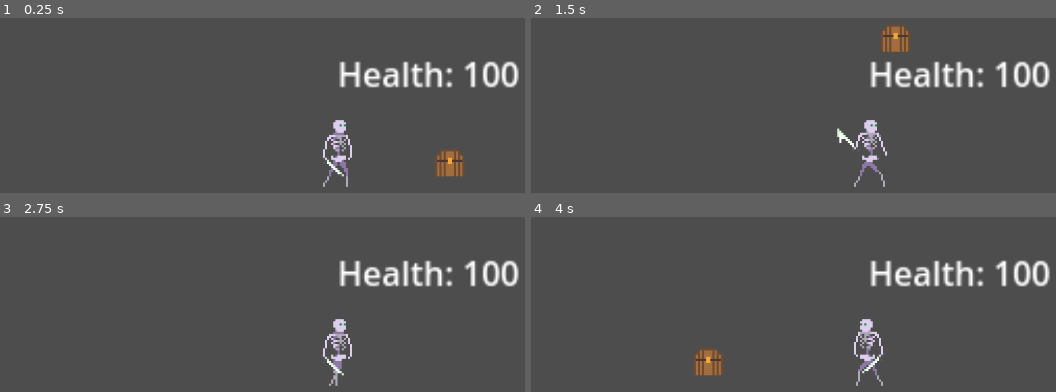
Above: before the commit, frames 1-4 (two rows, left to right).
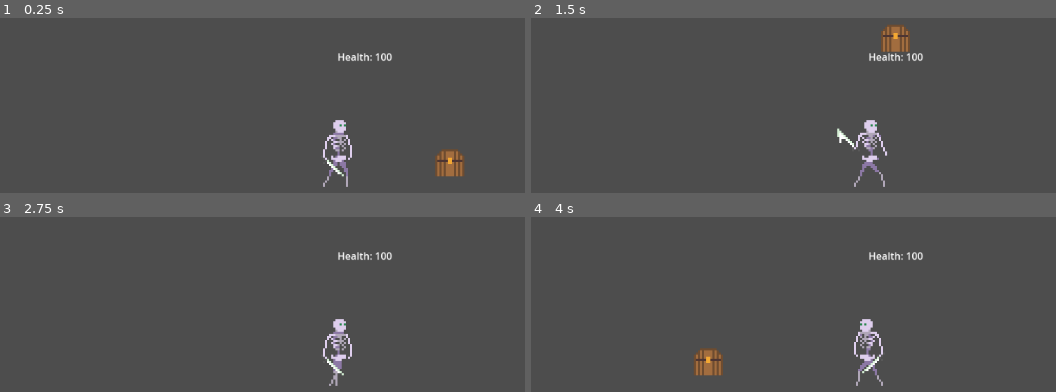
Above: after the commit, the same moments.

Repository: Ech0n/ld55
Game: Godot game, scene res://world.tscn
The game is run twice, just before and just after one commit, with the same random seed, the same clock (stepped at 60 frames per second) and the same inputs. The project has no main scene, so this scene is started directly.
Inputs (mouse positions are in pixels of both pictures, inside the frame that each line leads up to):
- Up to frame 1 (0.25 s): no input
- Up to frame 2 (1.5 s): tap Enter at 0.5 s; move the mouse to (1045, 131) at 0.52 s; hold D (right) 0.53-1.28 s; click (1045, 131) at 0.6 s; move the mouse to (709, 175) at 1.27 s; hold S (down) from 1.28 s (still down); click (709, 175) at 1.35 s
- Up to frame 3 (2.75 s): move the mouse to (420, 253) at 2.02 s; release S (down) at 2.03 s; hold D (right) from 2.03 s (still down); click (420, 253) at 2.1 s
- Up to frame 4 (4 s): move the mouse to (outside the picture) at 2.77 s; release D (right) at 2.78 s; hold W (up) 2.78-3.53 s; click (outside the picture) at 2.85 s; move the mouse to (outside the picture) at 3.52 s; hold A (left) from 3.53 s (still down); click (outside the picture) at 3.6 s

The runs differ from the first frame. In frame 1, 3.1% of the frame differs, in the area x 64-99%, y 20-40%; in frame 2, 3.1%; in frame 3, 3.1%; in frame 4, 3.1%.

Commit message:
Summon can shoot now

Diff:
--- a/Player.tscn
+++ b/Player.tscn
@@ -117,10 +117,8 @@
 radius = 12.0
 height = 28.0
 
-[node name="Player" type="CharacterBody2D" groups=["player"]]
-z_index = 1
-collision_layer = 3
-collision_mask = 3
+[node name="Player" type="CharacterBody2D"]
+collision_layer = 2
 script = ExtResource("1_8ufmy")
 
 [node name="AnimatedSprite2D" type="AnimatedSprite2D" parent="."]
@@ -153,6 +151,6 @@
 [node name="HealthLabel" type="Label" parent="."]
 offset_right = 40.0
 offset_bottom = 23.0
+scale = Vector2(0.3, 0.3)
 
 [connection signal="animation_finished" from="AnimatedSprite2D" to="." method="_on_animation_finished"]
-[connection signal="body_entered" from="pickupArea" to="." method="_on_pickup_area_body_entered"]
--- a/summon/projectile.gd
+++ b/summon/projectile.gd
@@ -3,8 +3,18 @@
 
 var speed = 750
 
+var target
+var targetDir
+
+@onready
+var timeSinceStart = 0
+
 func _physics_process(delta):
-	position += transform.x * speed * delta
+	if targetDir:
+		position += targetDir * speed * delta
+	timeSinceStart+=delta
+	if(timeSinceStart > 3):
+		queue_free()
 
 
 
@@ -14,3 +24,6 @@
 		#body.queue_free()
 		body.takeDamage(10)
 	queue_free()
+
+func set_target(targetDirection):
+	targetDir = targetDirection
--- a/summon/summon.gd
+++ b/summon/summon.gd
@@ -11,10 +11,12 @@
 func shoot():
 	var b = Bullet.instantiate()
 	add_child(b)
-	b.transform = transform
+	b.set_target(position.direction_to(get_global_mouse_position()))
+	print(position)
 
 func _physics_process(delta):
-	global_transform.origin = lerp(global_transform.origin, player.transform.origin, delta)
+	if player:
+		position = lerp(position, player.position +( Vector2.LEFT * 15) + (Vector2.UP * 8), delta)
 
 	if Input.is_action_just_pressed("attack"):
 		shoot()
--- a/summons/summon.tscn
+++ b/summons/summon.tscn
@@ -19,7 +19,6 @@
 radius = 7.0
 
 [node name="summon" type="CharacterBody2D"]
-position = Vector2(-56, -1)
 collision_layer = 2
 collision_mask = 0
 script = ExtResource("1_yfdp3")
Not shown, added: summon/pro8A53.tmp
